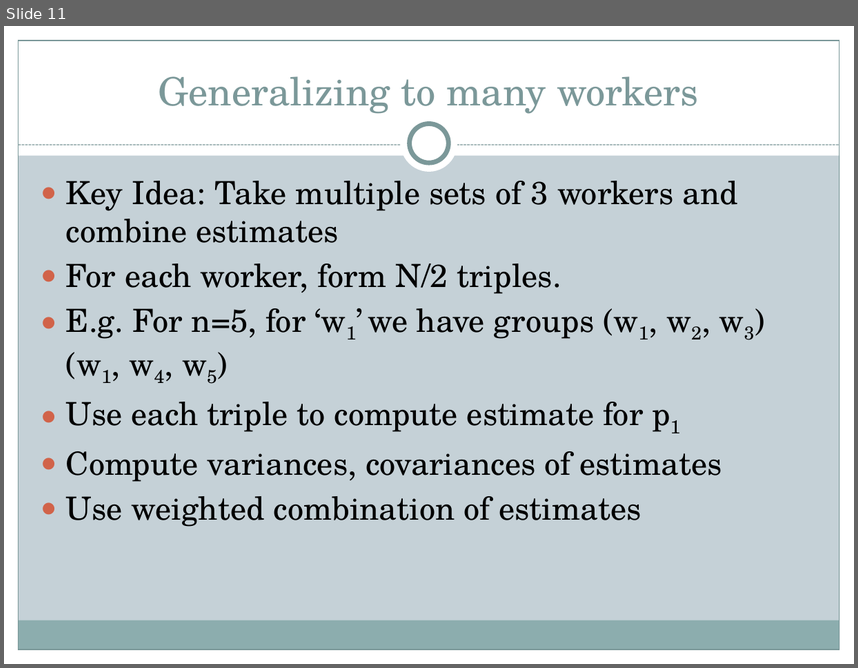
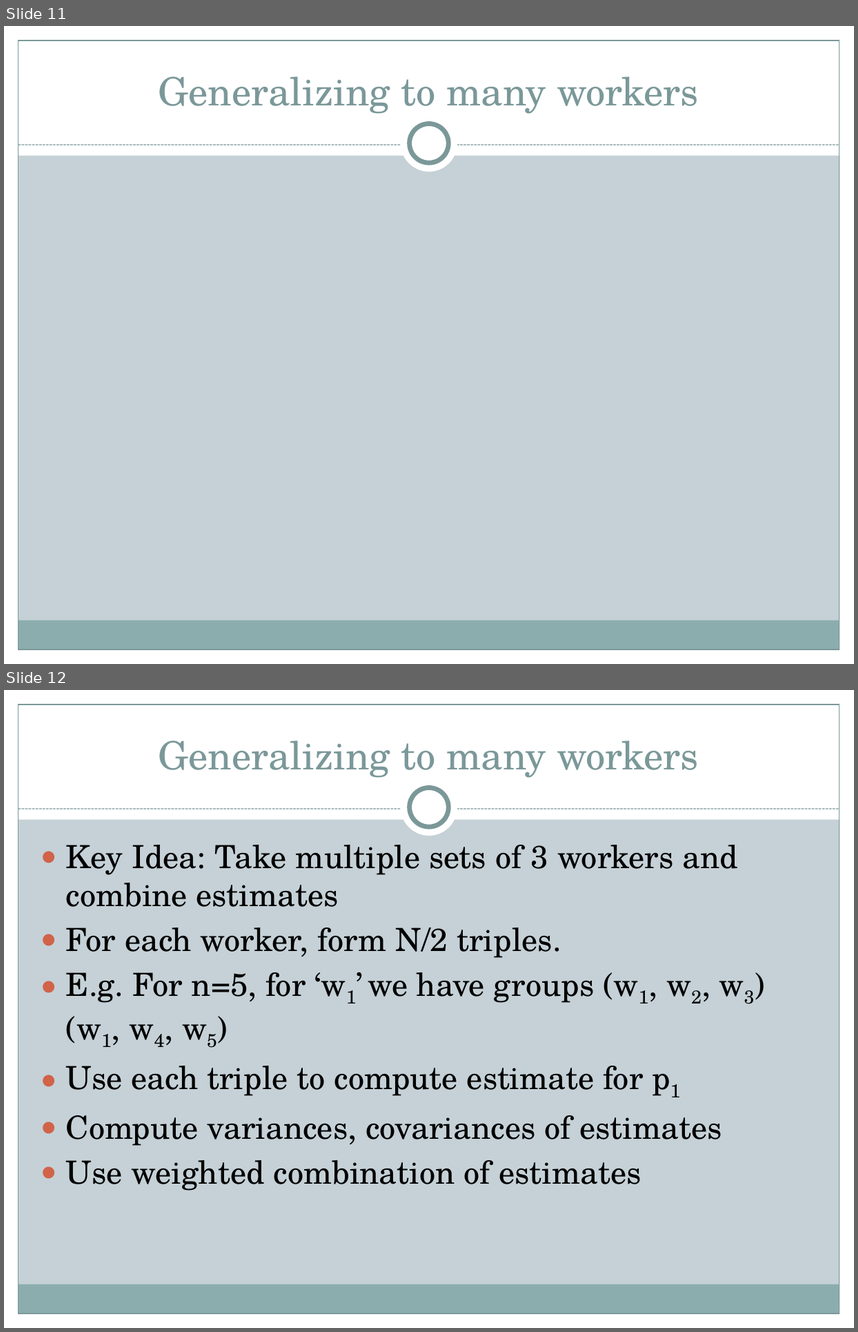
Before and after one commit to brahmaneya/WorkerEvaluationGeneral, a slide deck: Presentation/WorkerEval.pptx. Shown one above the other, each under a label of ours: slide 11 before the commit, slides 11 and 12 after it. The pictures are 858x668 and 858x1332 pixels, drawn with LibreOffice and Linux fonts; fonts in the diff are those of the drawing. Boxes give left, top, right and bottom in pixels: in the first picture for what was removed or moved away, otherwise in the second. Text is boxed around its words. In the diff, an @@ line names an element or a change of style, - is before the commit and + after.

Commit message:
changes

```diff
--- a/Presentation/WorkerEval.pptx
+++ b/Presentation/WorkerEval.pptx
@@ slide 11 added at (x1=4, y1=26, x2=854, y2=664), background #C5D1D7; not listed: 9 template elements that a slide beside it also shows @@
@@ title added at (x1=159, y1=76, x2=699, y2=114), 33 pt, text #7C999A @@
+Generalizing to many workers
@@ what was slide 11 is now slide 12 @@
```
